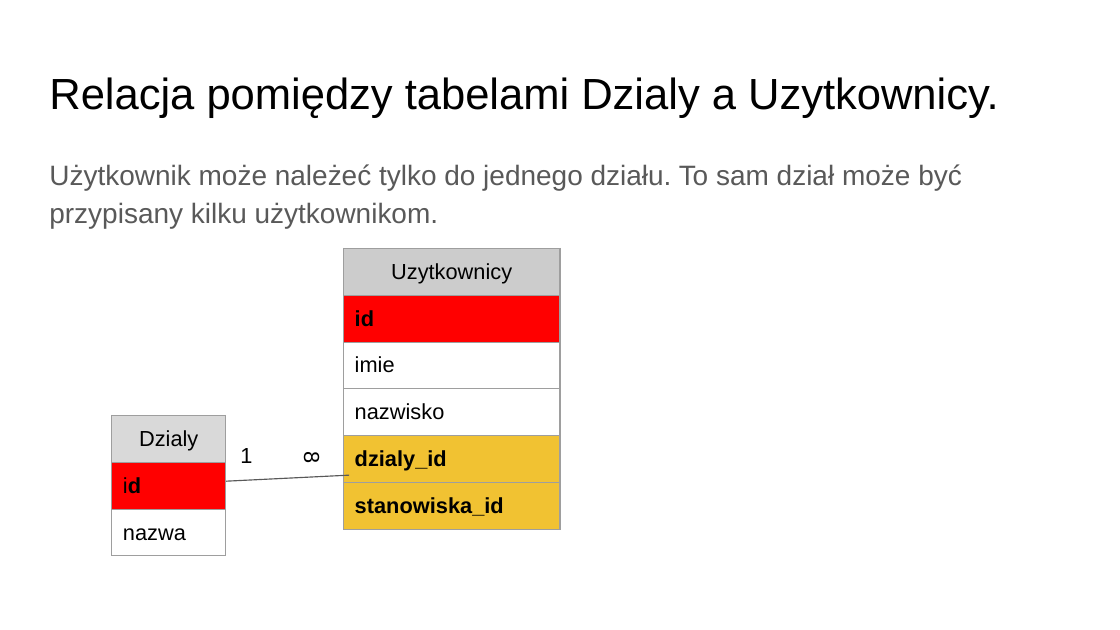
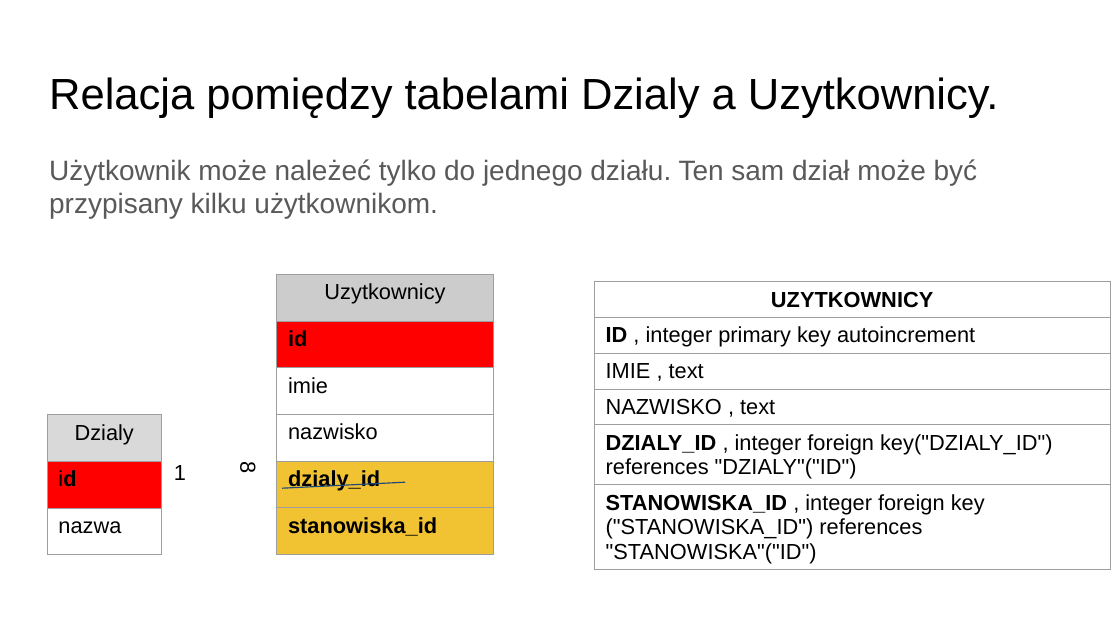
Before and after one commit to PrzemekN/wyposazenie, a slide deck: slide 6 of Projekt bazy danych Wyposazenie.pptx. Drawn at 1120x630 pixels with LibreOffice and Linux fonts; fonts in the diff are those of the drawing. Boxes give left, top, right and bottom in pixels: in the first picture for what was removed or moved away, otherwise in the second. Text is boxed around its words. In the diff, an @@ line names an element or a change of style, - is before the commit and + after.

```diff
--- a/Projekt bazy danych Wyposazenie.pptx
+++ b/Projekt bazy danych Wyposazenie.pptx
@@ text at bbox=[49, 159, 978, 219]: text changed @@
-Użytkownik może należeć tylko do jednego działu. To sam dział może być przypisany kilku użytkownikom.
+Użytkownik może należeć tylko do jednego działu. Ten sam dział może być przypisany kilku użytkownikom.
@@ table at bbox=[277, 274, 493, 554] @@
@@ borders changed @@
@@ table: place and size @@
-table at bbox=[344, 249, 560, 616]
+table at bbox=[277, 274, 493, 554]
@@ table added at bbox=[595, 282, 1110, 568], 6 rows, 1 columns @@
+UZYTKOWNICY
+ID , integer primary key autoincrement
+IMIE , text
+NAZWISKO , text
+DZIALY_ID , integer foreign key("DZIALY_ID") references "DZIALY"("ID")
+STANOWISKA_ID , integer foreign key ("STANOWISKA_ID") references "STANOWISKA"("ID")
@@ table at bbox=[47, 414, 161, 554] @@
@@ borders changed @@
@@ table: place and size @@
-table at bbox=[112, 416, 226, 630]
+table at bbox=[47, 414, 161, 554]
@@ text "1": place and size @@
-text "1" at bbox=[240, 448, 252, 463]
+text "1" at bbox=[174, 465, 186, 480]
@@ line removed from (226, 482) to (349, 475) @@
@@ text "8": place and size @@
-text "8" at bbox=[299, 453, 323, 462]
+text "8" at bbox=[236, 462, 260, 472]
@@ freeform shape added at bbox=[282, 483, 405, 488], outline #1F497D 0.74 pt @@
```
Also in this commit, not shown: 7 other slides changed, 1 slide added, 1 other file.
